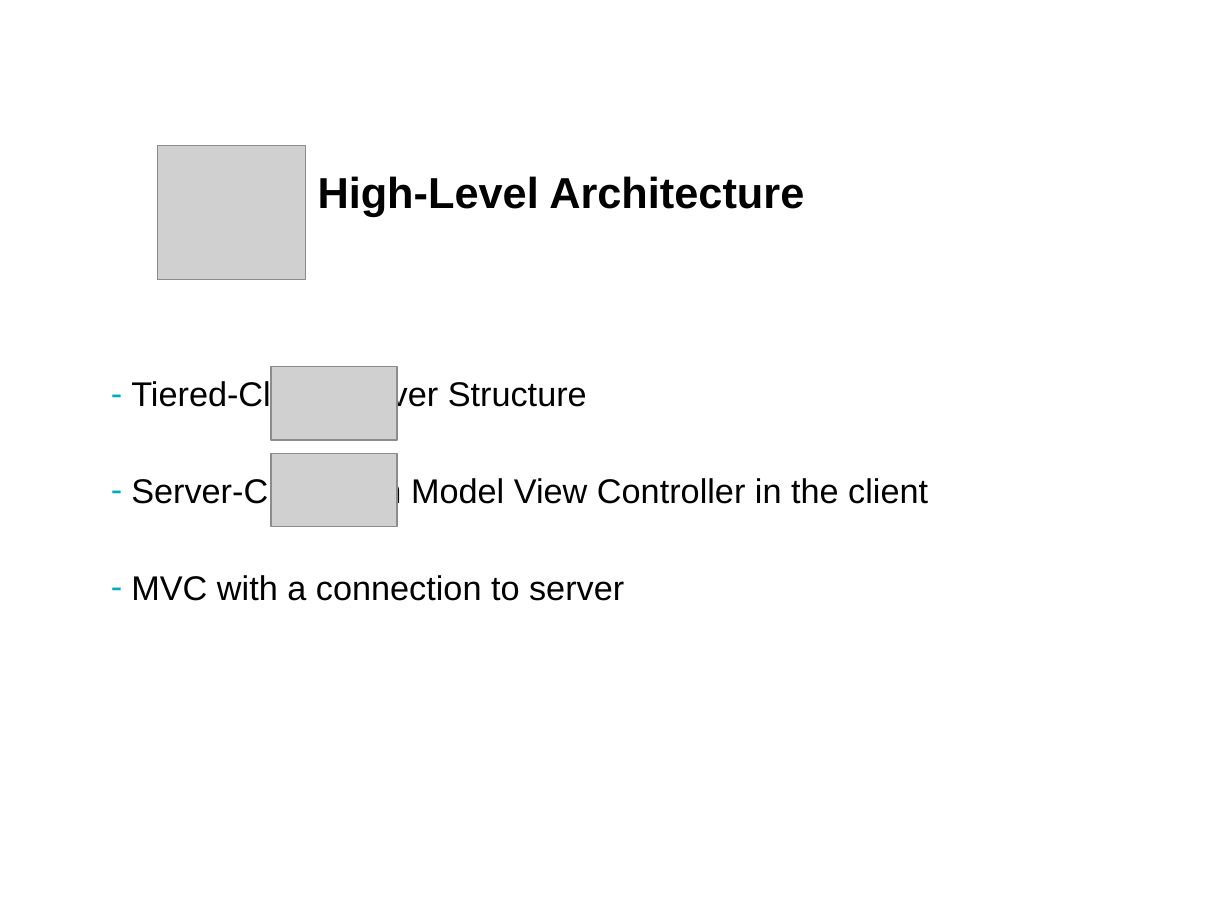
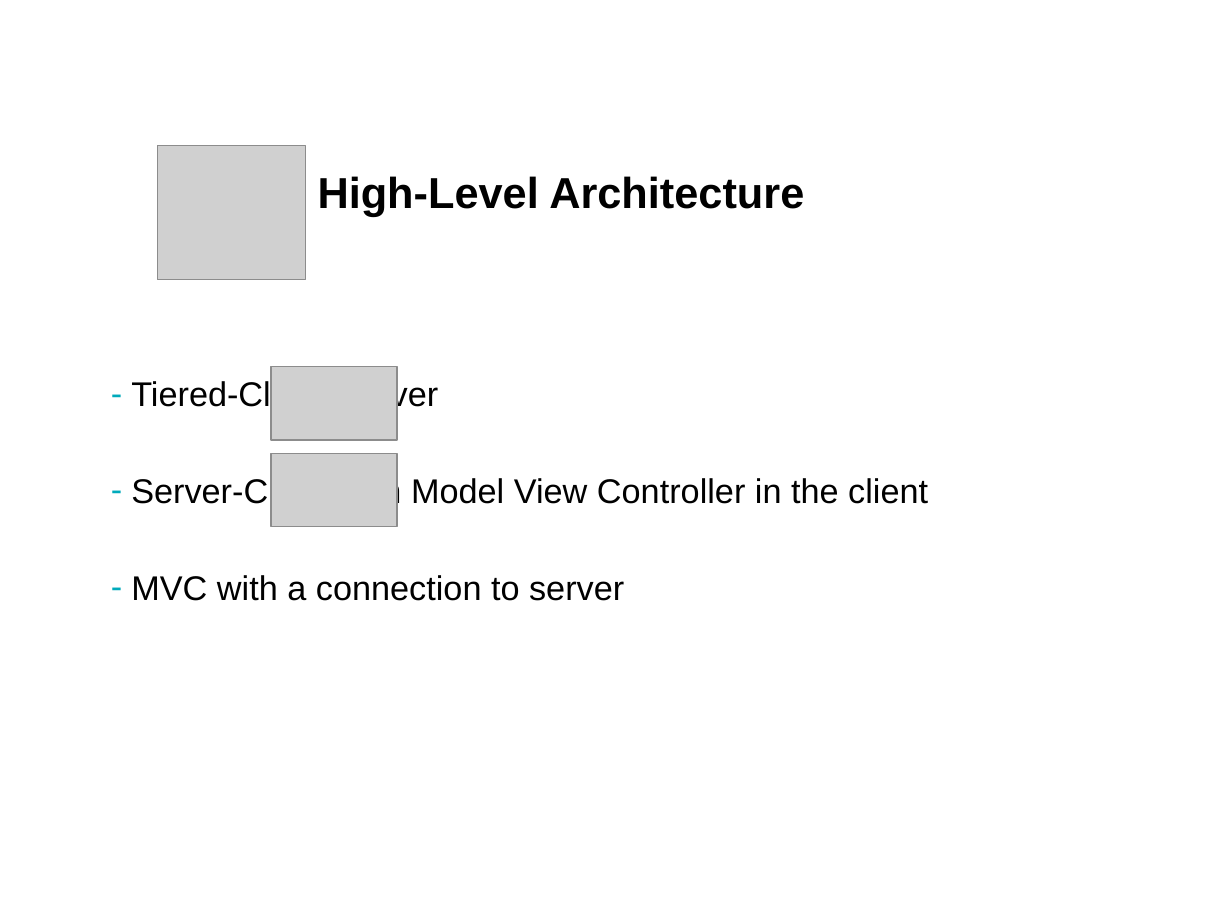
Before and after one commit to deerel/DVA313VolvoCoPilot, a slide deck: slide 6 of Presentations/Project Presentation #2 - mandatory 20171206.pptx. Drawn at 1232x924 pixels with LibreOffice and Linux fonts; fonts in the diff are those of the drawing; grey boxes stand for pictures; background and template pictures are left out. Boxes give left, top, right and bottom in pixels: in the first picture for what was removed or moved away, otherwise in the second. Text is boxed around its words. In the diff, an @@ line names an element or a change of style, - is before the commit and + after.

Commit message:
Presentation

```diff
--- a/Presentations/Project Presentation #2 - mandatory 20171206.pptx
+++ b/Presentations/Project Presentation #2 - mandatory 20171206.pptx
@@ text at box(131, 379, 438, 413): text changed @@
-  – Tiered-Client-Server Structure
+  – Tiered-Client-Server
```
Also in this commit, not shown: 2 other slides changed.
